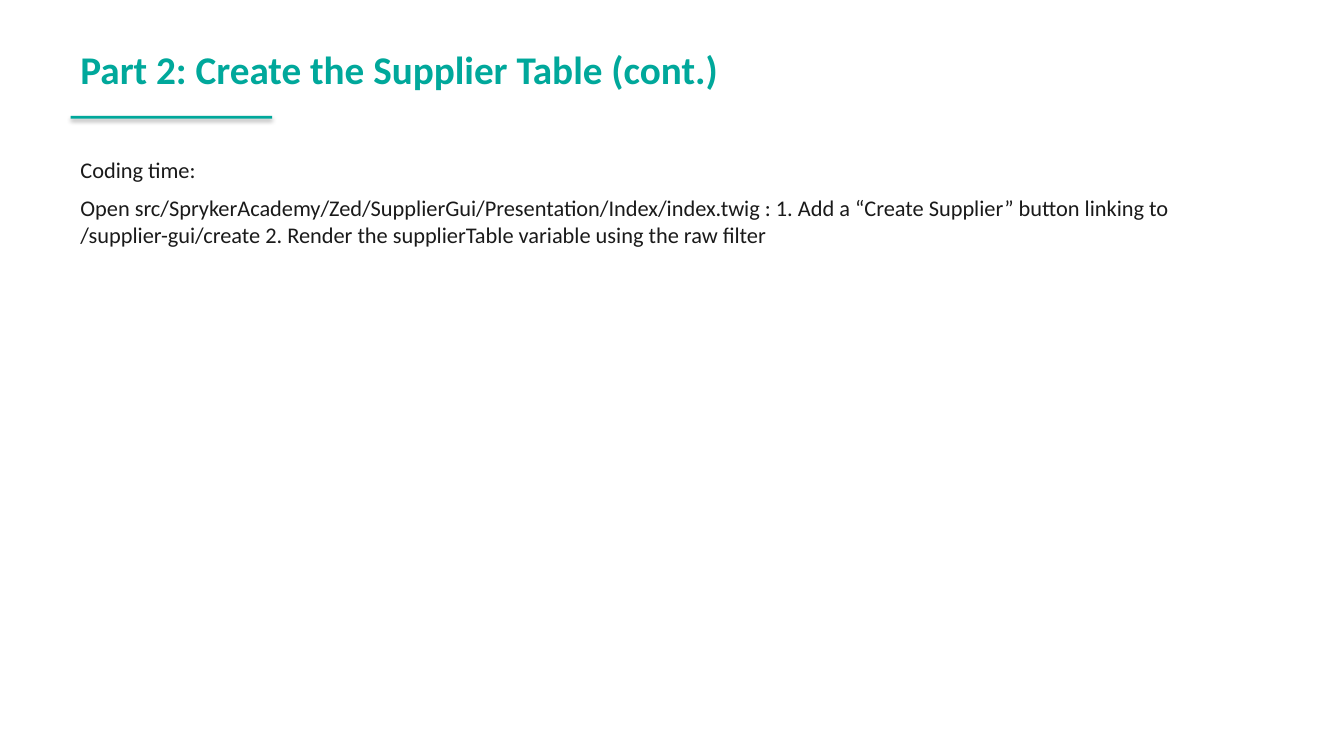
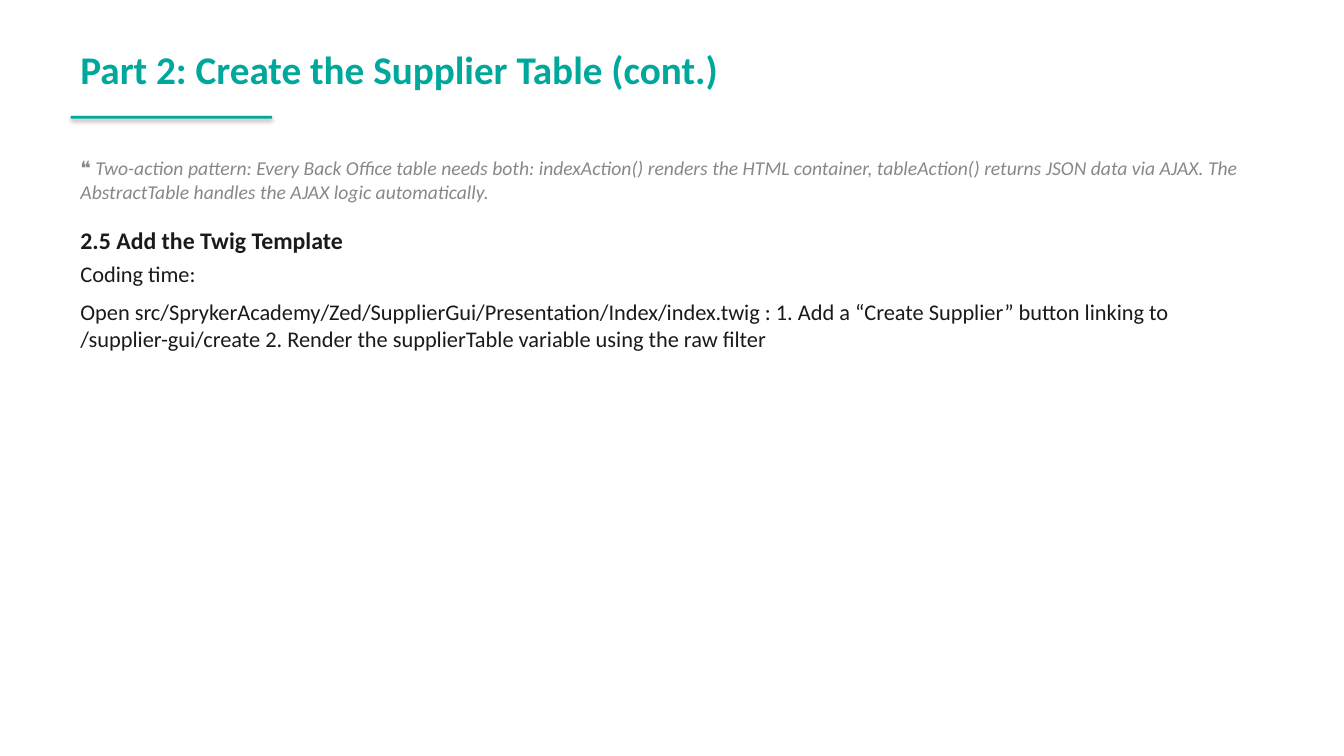
Before and after one commit to spryker-academy/instructor-exercises, a slide deck: slide 45 of guides-pptx/spryker-academy-professional.pptx. Drawn at 1344x756 pixels with LibreOffice and Linux fonts; fonts in the diff are those of the drawing. Boxes give left, top, right and bottom in pixels: in the first picture for what was removed or moved away, otherwise in the second. Text is boxed around its words. In the diff, an @@ line names an element or a change of style, - is before the commit and + after.

```diff
--- a/guides-pptx/spryker-academy-professional.pptx
+++ b/guides-pptx/spryker-academy-professional.pptx
@@ text at (x1=80, y1=161, x2=1237, y2=253): paragraphs added @@
+❝ Two-action pattern: Every Back Office table needs both: indexAction() renders the HTML container, tableAction() returns JSON data via AJAX. The AbstractTable handles the AJAX logic automatically.
+2.5 Add the Twig Template
```
Also in this commit, not shown: 8 other slides changed, 1 slide added, 2 other files.
